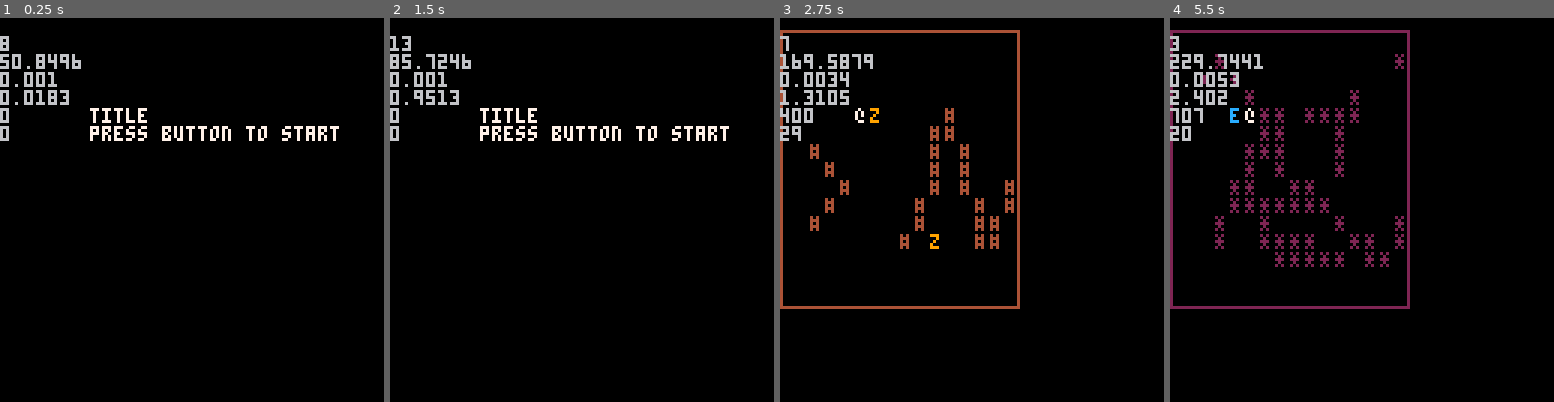
Above: before the commit, frames 1-4 (left to right).
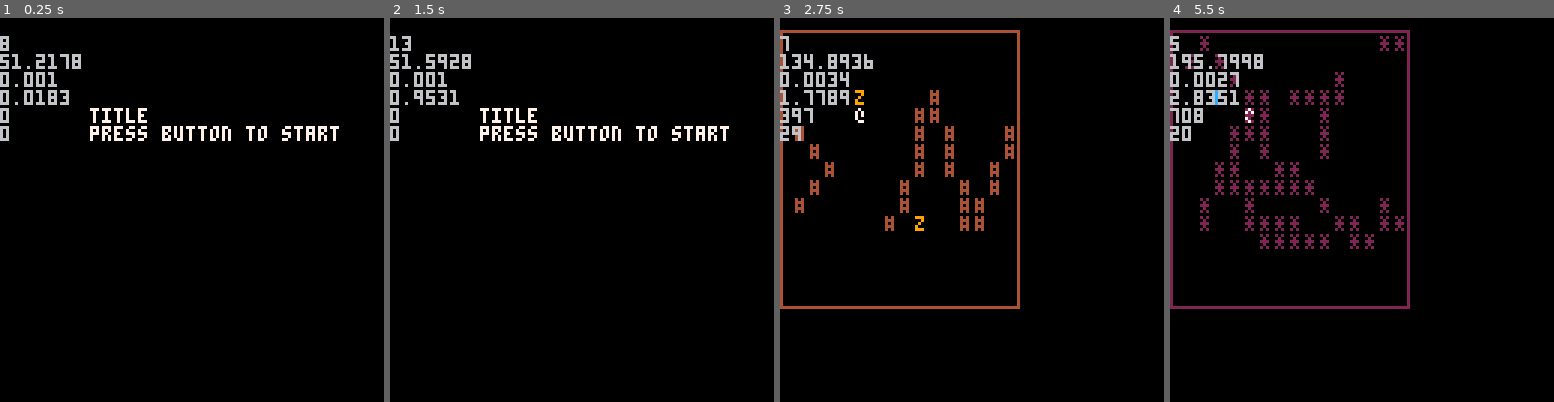
Above: after the commit, the same moments.

Repository: arnodick/castle
Game: PICO-8 cartridge castle.p8
The game is run twice, just before and just after one commit, with the same random seed, the same clock (stepped at 60 frames per second) and the same inputs.
Inputs:
- Up to frame 1 (0.25 s): no input
- Up to frame 2 (1.5 s): tap X (X key) at 0.33, 1.07 s; tap O (Z key) at 0.7 s
- Up to frame 3 (2.75 s): hold Right 1.6-2.1 s; tap O (Z key) at 1.7, 2.1, 2.5 s; tap X (X key) at 1.85 s; hold Up 2.15-2.42 s; hold Right from 2.47 s (still down)
- Up to frame 4 (5.5 s): tap O (Z key) every 0.4 s from 2.9 to 5.3 s; tap X (X key) at 2.97, 4.08, 5.2 s; release Right at 3.03 s; hold Left 3.08-3.58 s; hold Down 3.63-3.97 s; hold Right 4.02-4.68 s; hold Up 4.73-5.03 s; hold Left from 5.08 s (still down)

The runs differ from the first frame. In frame 1, 0.2% of the frame differs, in the area x 3-22%, y 9-14%; in frame 2, 0.3%; in frame 3, 3.3%; in frame 4, 3.7%, in the area x 0-61%, y 4-65%.

Commit message:
tried mset instead of array. non diff

Diff:
--- a/castle.p8
+++ b/castle.p8
@@ -96,6 +96,7 @@
 
 function loadmap(rw,s)
 	room={}
+	reload()
 	for a=1,rw do
 		room[a]={}
 		for b=1,rw do
@@ -108,12 +109,18 @@
 			loadsector(a,b,rooms[level][b*4+a],level)
 		end
 	end
+	for a=1,rw do
+		for b=1,rw do
+			mset(a-1,b-1,room[a][b])
+		end
+	end
+	room={}
 end
 
 function loadactors(r)
 	for b=1,r do
 		for a=1,r do
-			local cell=room[a][b]
+			local cell=mget(a,b)
 			if cell>0 then
 				makeactor(cell,a,b)
 			end
@@ -176,10 +183,11 @@
 end
 
 function movetype(a)
-	if actortypes[a.t].m==1 then
+	local m=actortypes[a.t].m
+	if m==1 then
 		return btnp()
 	end
-	if actortypes[a.t].m==2 then
+	if m==2 then
 		return followactor(a,p)
 	end
 end
@@ -220,7 +228,7 @@
 				moveactor(t,d)
 			else
 				sfx(1)
-				room[t.x][t.y]=0
+				mset(t.x,t.y,0)
 				del(actors,t)
 				del(creatures,t)
 			end
@@ -237,12 +245,10 @@
 		if a.x+dire[1]>=room_w then a.x=1 end
 		if a.y+dire[2]<1 then a.y=room_w end
 		if a.y+dire[2]>=room_w then a.y=1 end
---		if a.x+dire[1]>1 then a.x=64 end
-		if room[a.x+dire[1]][a.y+dire[2]]==0 then
-			room[a.x][a.y]=0
+		if mget(a.x+dire[1],a.y+dire[2])==0 then
+			mset(a.x,a.y,0)
 			a.x+=dire[1] a.y+=dire[2]
-			room[a.x][a.y]=a.t
-
+			mset(a.x,a.y,a.t)
 			a.secx=flr(a.x/sector_s)*sector_s*cellw
 			a.secy=flr(a.y/sector_s)*sector_s*cellh
 		else return true
